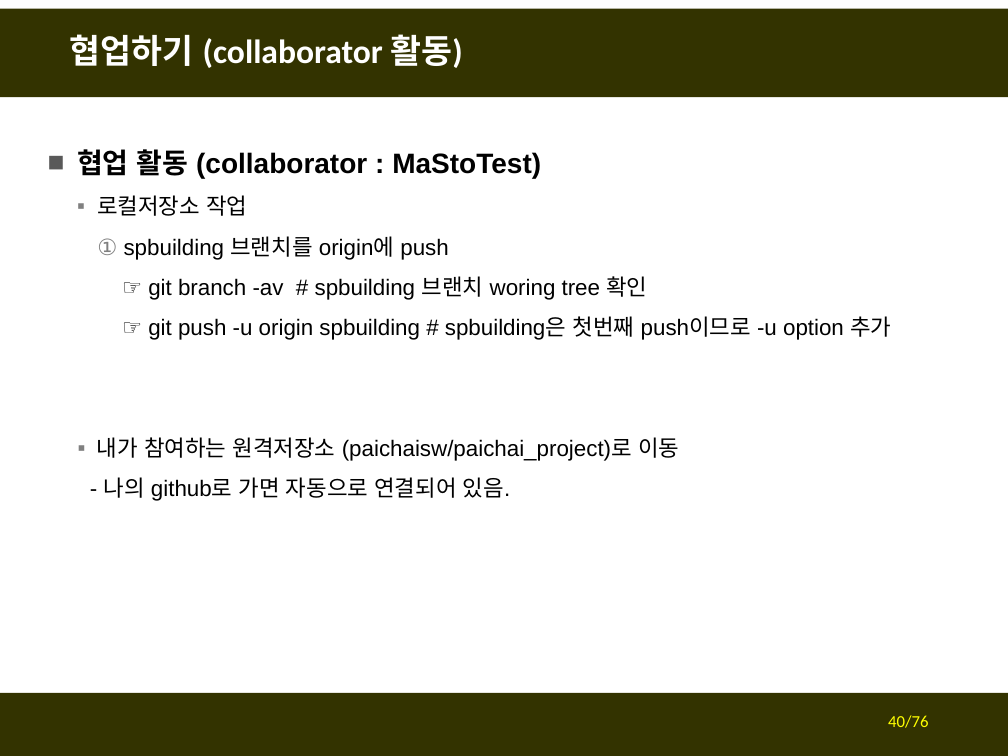
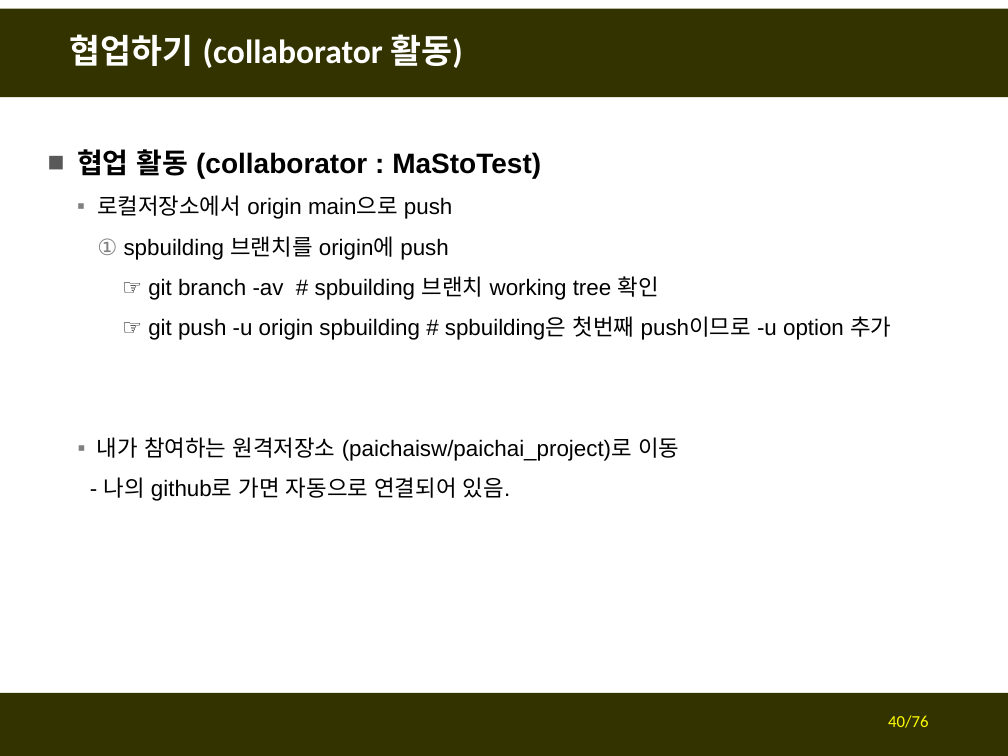
Before and after one commit to fasthill/github-lecture, a slide deck: slide 40 of git및github첫걸음4-협업하기.pptx. Drawn at 1008x756 pixels with LibreOffice and Linux fonts; fonts in the diff are those of the drawing. Boxes give left, top, right and bottom in pixels: in the first picture for what was removed or moved away, otherwise in the second. Text is boxed around its words. In the diff, an @@ line names an element or a change of style, - is before the commit and + after.

```diff
--- a/git및github첫걸음4-협업하기.pptx
+++ b/git및github첫걸음4-협업하기.pptx
@@ text at bbox=[97, 195, 452, 219]: text changed @@
-  ▪ 로컬저장소 작업
+  ▪ 로컬저장소에서 origin main으로 push
@@ text at bbox=[148, 276, 659, 300]: text changed @@
-  ☞ git branch -av # spbuilding 브랜치 woring tree 확인
+  ☞ git branch -av # spbuilding 브랜치 working tree 확인
```
Also in this commit, not shown: 26 other slides changed, 1 slide added, 2 slides removed.
